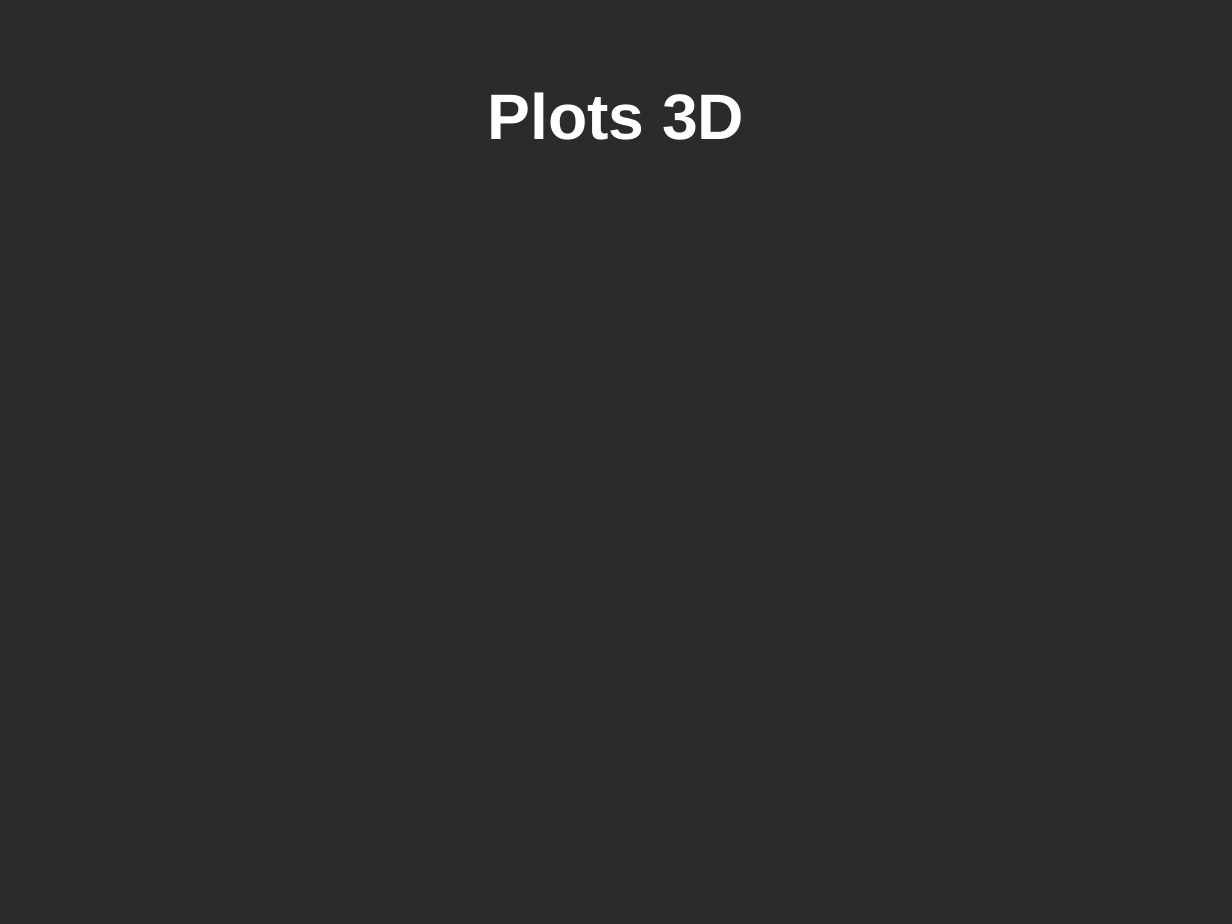
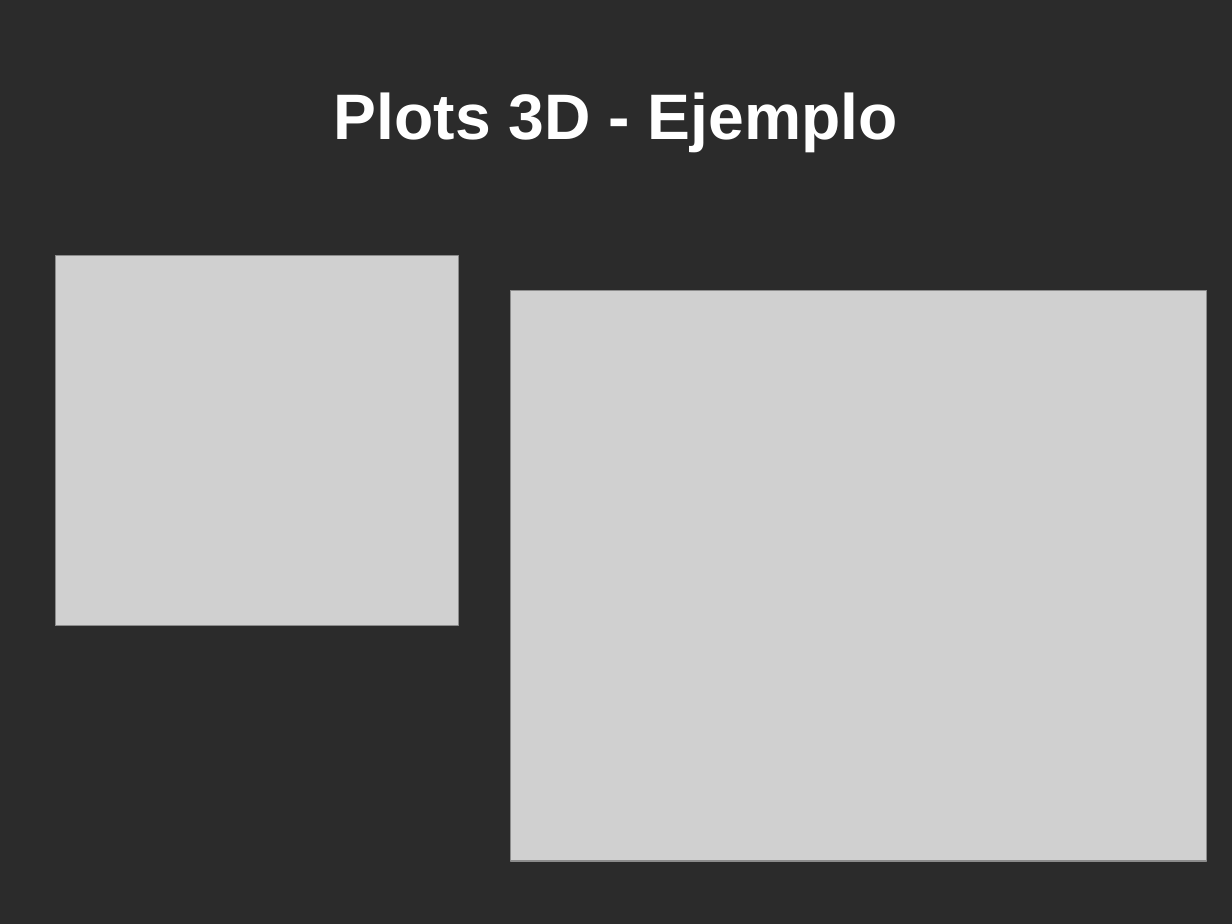
Before and after one commit to jeudy/clases_topicosI2013, a slide deck: slide 11 of 13-Plots-3D-Animacion.odp (slide 8 before the commit). Drawn at 1232x924 pixels with LibreOffice and Linux fonts; fonts in the diff are those of the drawing; grey boxes stand for pictures; background and template pictures are left out; a plain dark background stands for a picture behind light text. Boxes give left, top, right and bottom in pixels: in the first picture for what was removed or moved away, otherwise in the second. Text is boxed around its words. In the diff, an @@ line names an element or a change of style, - is before the commit and + after.

```diff
--- a/13-Plots-3D-Animacion.odp
+++ b/13-Plots-3D-Animacion.odp
@@ title at (334, 92, 898, 151): text changed @@
-Plots 3D
+Plots 3D - Ejemplo
@@ picture added at (56, 256, 458, 626) @@
@@ picture added at (511, 291, 1207, 861) @@
```
Also in this commit, not shown: 5 slides added, 2 slides removed, 1 other file.
